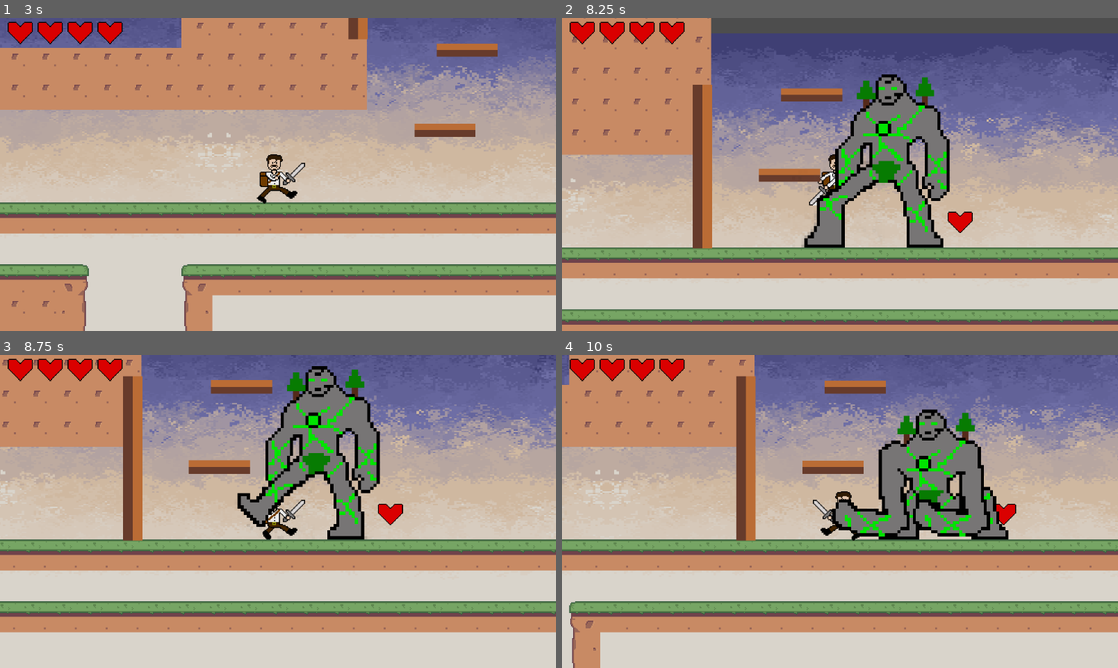
Above: before the commit, frames 1-4 (two rows, left to right).
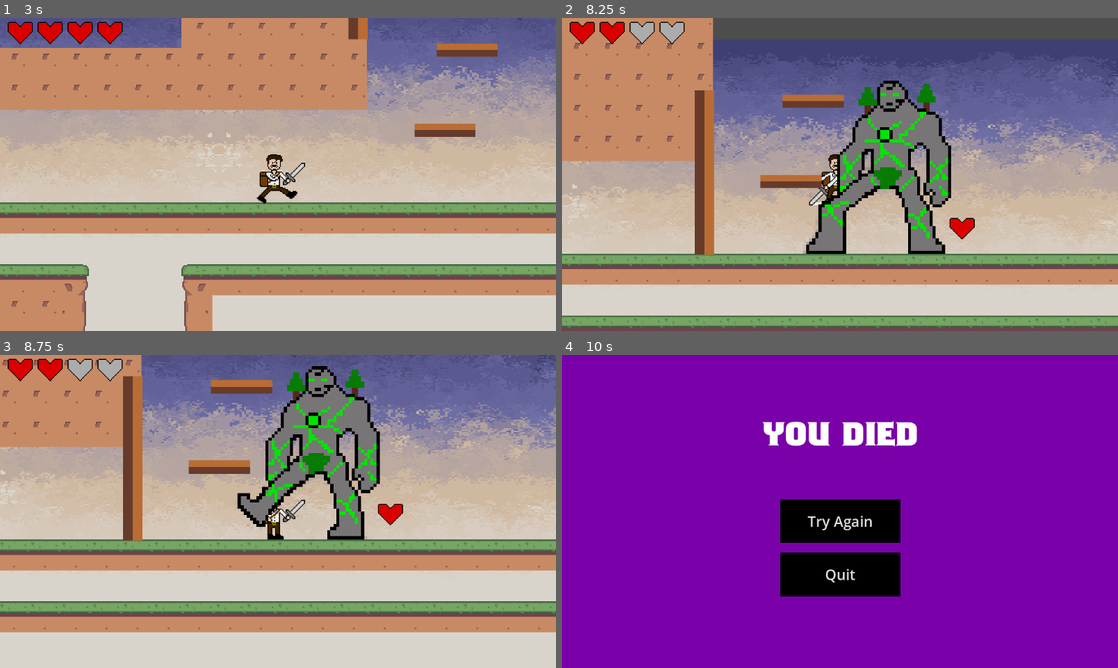
Above: after the commit, the same moments.

Repository: bscott519/ColossalCrisisGame
Game: Godot game, scene res://Scenes/level_5.tscn
Two runs of this game, one before a commit and one after it. Both use one fixed random seed, a clock stepped at 60 frames per second and the inputs below. This scene is started directly instead of the project's main scene. The engine's default icon, where the game draws it, is replaced by a stand-in: a white triangle on a blue panel in a dark square. Sound files missing from this copy of the repository are replaced by a short silence.
Inputs (mouse positions are in pixels of both pictures, inside the frame that each line leads up to):
- Up to frame 1 (3 s): tap Enter (enter) at 0.5, 1.35, 2.85 s; move the mouse to (400, 158) at 0.52 s; hold D (right) 0.53-2.03 s; click (400, 158) at 0.6 s; tap Space (jump) at 0.77, 1.52 s; move the mouse to (166, 190) at 1.27 s; move the mouse to (333, 105) at 2.02 s; hold A (left) 2.03-2.78 s; click (333, 105) at 2.1 s; move the mouse to (250, 237) at 2.77 s; hold D (right) from 2.78 s (still down)
- Up to frame 2 (8.25 s): tap Space (jump) at 3.02, 3.77, 4.52, 6.02, 6.77, 7.52 s; move the mouse to (1006, 221) at 3.52 s; click (1006, 221) at 3.6 s; move the mouse to (673, 127) at 4.27 s; release D (right) at 4.28 s; hold A (left) 4.28-5.03 s; tap Enter (enter) at 4.35, 5.85, 7.35 s; move the mouse to (867, 174) at 5.02 s; hold D (right) 5.03-5.78 s; click (867, 174) at 5.1 s; move the mouse to (756, 96) at 5.77 s; hold A (left) 5.78-7.28 s; move the mouse to (962, 158) at 6.52 s; click (962, 158) at 6.6 s; move the mouse to (728, 190) at 7.27 s; hold D (right) from 7.28 s (still down); move the mouse to (895, 105) at 8.02 s; click (895, 105) at 8.1 s
- Up to frame 3 (8.75 s): keep holding D (right)
- Up to frame 4 (10 s): move the mouse to (812, 574) at 8.77 s; tap Enter (enter) at 8.85 s; tap Space (jump) at 9.02, 9.77 s; move the mouse to (1006, 558) at 9.52 s; release D (right) at 9.53 s; hold A (left) from 9.53 s (still down); click (1006, 558) at 9.6 s

Frame 1 is identical in both runs. In frame 2, 28% of the frame differs, in the area x 0-100%, y 0-100%; in frame 3, 0.6%; in frame 4, 100%.

Commit message:
giant slam and stomp attacks functional

Diff:
--- a/Scenes/level_5.tscn
+++ b/Scenes/level_5.tscn
@@ -240,7 +240,7 @@
 one_way_collision = true
 
 [node name="Ccw1Platform5" type="Sprite2D" parent="."]
-position = Vector2(4245, 128)
+position = Vector2(3729, 21)
 scale = Vector2(5.28, 3.4)
 texture = ExtResource("7_mday3")
 
@@ -251,6 +251,18 @@
 shape = SubResource("RectangleShape2D_3b0ud")
 one_way_collision = true
 
+[node name="Ccw1Platform6" type="Sprite2D" parent="."]
+position = Vector2(3673, -62)
+scale = Vector2(5.28, 3.4)
+texture = ExtResource("7_mday3")
+
+[node name="StaticBody2D" type="StaticBody2D" parent="Ccw1Platform6"]
+
+[node name="CollisionShape2D" type="CollisionShape2D" parent="Ccw1Platform6/StaticBody2D"]
+position = Vector2(0, -3.8147e-06)
+shape = SubResource("RectangleShape2D_3b0ud")
+one_way_collision = true
+
 [node name="CanvasLayer" type="CanvasLayer" parent="."]
 
 [node name="Hearts" parent="CanvasLayer" instance=ExtResource("8_em2vt")]
--- a/Scripts/earth_giant.gd
+++ b/Scripts/earth_giant.gd
@@ -7,8 +7,8 @@
 @onready var attack_cooldown = $AttackCooldown
 @onready var attack_radius = $AttackRadius
 @onready var eg_deal_damage_area = $EGDealDamageArea
-@onready var enable_eg_damage_area = $EnableEGDamageArea
-@onready var disable_eg_damage_area = $DisableEGDamageArea
+@onready var enable_eg_damage_area: Timer = $EnableEGDamageArea
+@onready var disable_eg_damage_area: Timer = $DisableEGDamageArea
 
 var player_in_attack_radius = false
 var knockback_strength : float = 500
@@ -37,8 +37,10 @@
 	detection_area.connect("body_entered", _on_body_entered)
 	attack_radius.connect("body_entered", _on_attack_radius_body_entered)
 
-	enable_eg_damage_area.timeout.connect(_on_enable_eg_damage_area_timeout)
-	disable_eg_damage_area.timeout.connect(_on_disable_eg_damage_area_timeout)
+	$EGDealDamageArea/CollisionShape2D.set_deferred("disabled", true)
+
+	enable_eg_damage_area.timeout.connect(self._on_enable_eg_damage_area_timeout)
+	disable_eg_damage_area.timeout.connect(self._on_disable_eg_damage_area_timeout)
 
 	attack_cooldown.start()
 
@@ -99,12 +101,16 @@
 			print("Entering STOMP")
 			velocity = Vector2.ZERO
 			animated_sprite_2d.play("stomp")
+			enable_eg_damage_area.start(0.5)
+			disable_eg_damage_area.start(0.8)
 			attack_cooldown.start()
 
 		State.SLAM:
 			print("Entering SLAM")
 			velocity = Vector2.ZERO
 			animated_sprite_2d.play("slam")
+			enable_eg_damage_area.start(0.3)
+			disable_eg_damage_area.start(0.6)
 			attack_cooldown.start()
 
 		State.SUMMON:
@@ -174,7 +180,7 @@
 	if can_dmg and body.is_in_group("player"):
 		print("Player entered EGDealDamageArea.")
 		var knockback_dir = (body.global_position - global_position).normalized()
-		body.plyr_take_dmg(eG_dmg, knockback_dir)
+		body.plyr_take_dmg(dmg_to_deal, knockback_dir)
 		can_dmg = false
 		start_dmg_cooldown()
 
